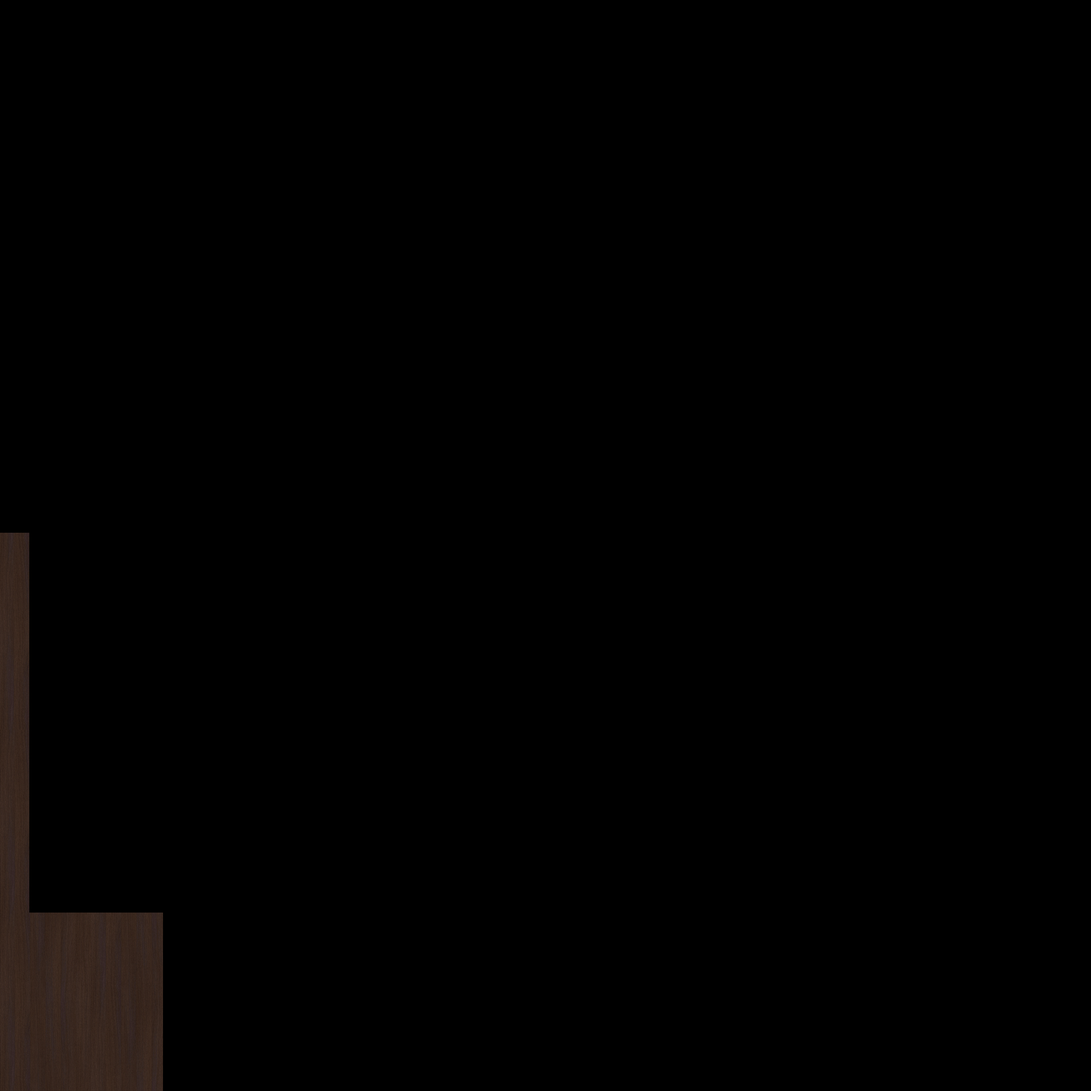
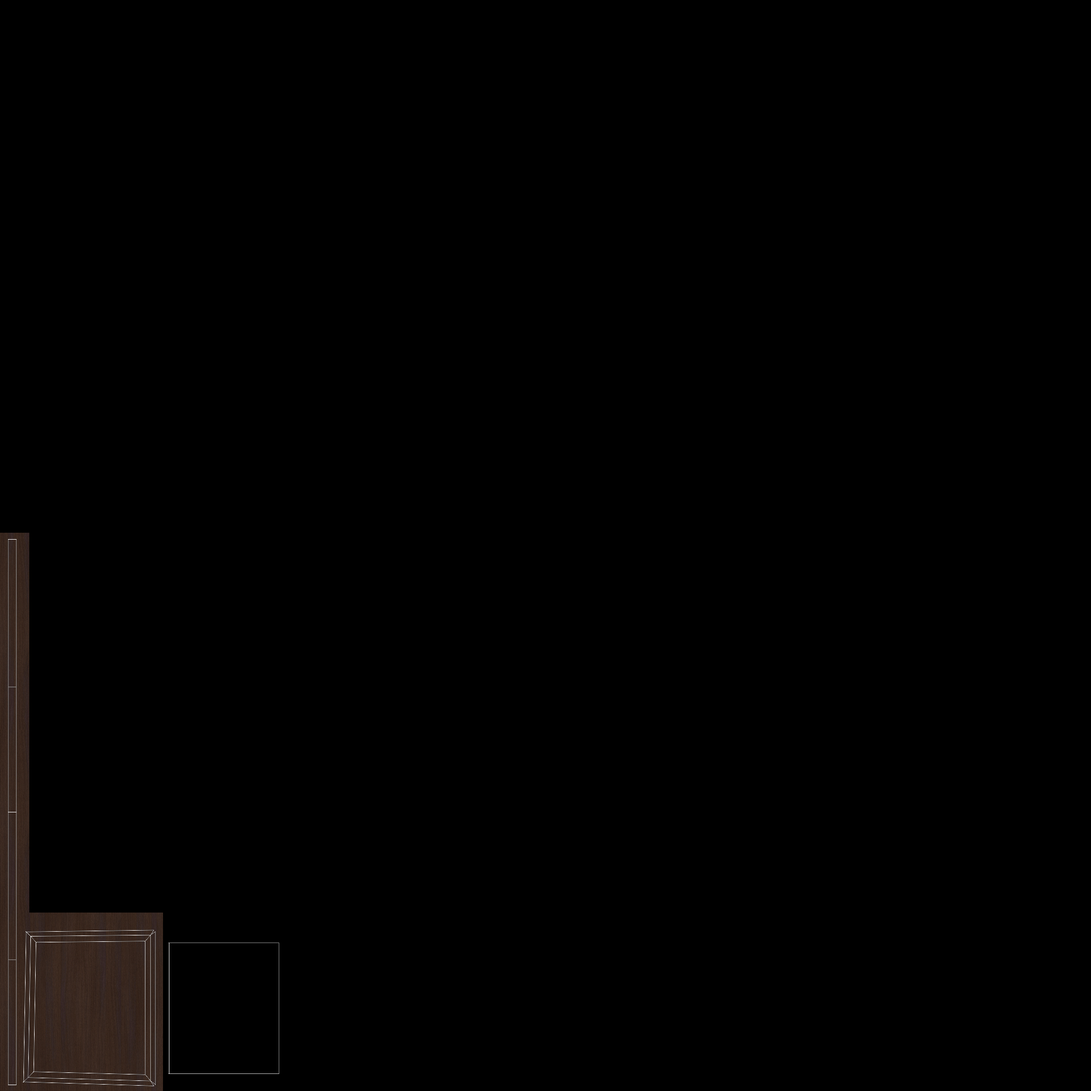
Comparing the layer stacks of the two (1091, 1091) images. Changes:
showed "WF" over 7, 539, 280, 1087
